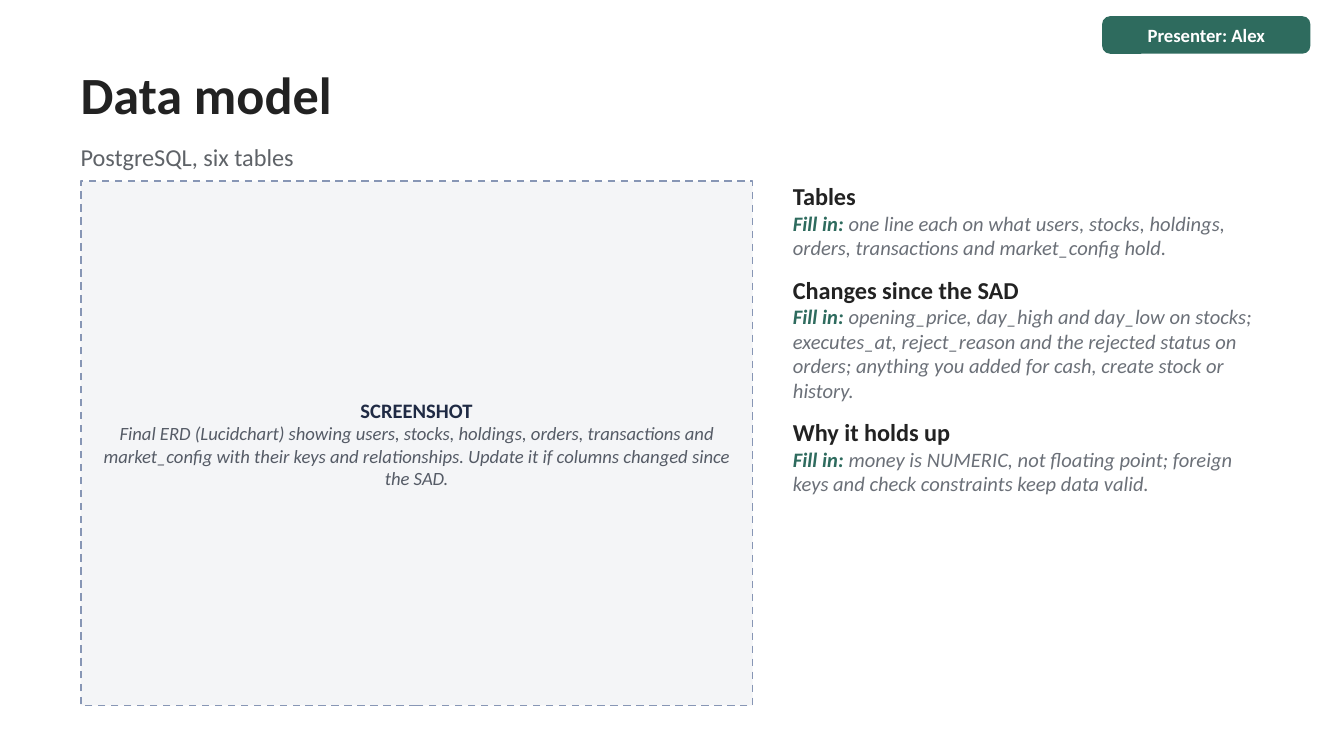
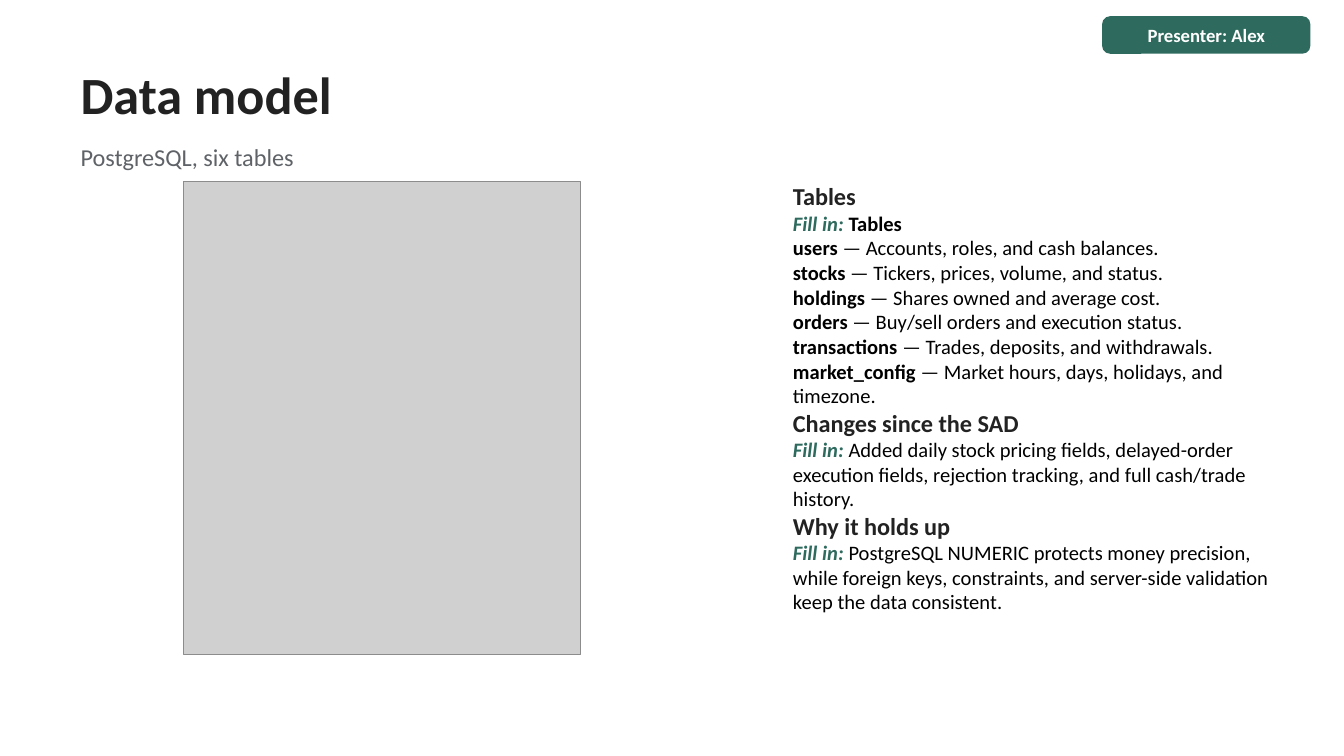
Before and after one commit to kish1212-ASU/IFT401_Capstone_Fall-2026, a slide deck: slide 24 of docs/final build/IFT401_Houser_Ruebush_Kishineff_Final Deck.pptx. Drawn at 1344x756 pixels with LibreOffice and Linux fonts; fonts in the diff are those of the drawing; grey boxes stand for pictures. Boxes give left, top, right and bottom in pixels: in the first picture for what was removed or moved away, otherwise in the second. Text is boxed around its words. In the diff, an @@ line names an element or a change of style, - is before the commit and + after.

```diff
--- a/docs/final build/IFT401_Houser_Ruebush_Kishineff_Final Deck.pptx
+++ b/docs/final build/IFT401_Houser_Ruebush_Kishineff_Final Deck.pptx
@@ rectangle removed at (x1=81, y1=181, x2=753, y2=706) @@
@@ picture added at (x1=184, y1=181, x2=581, y2=655) @@
@@ text at (x1=793, y1=216, x2=1222, y2=403): text changed; text colour #6B7078 to #000000; italic off @@
-Fill in: one line each on what users, stocks, holdings, orders, transactions and market_config hold.
+Fill in: Tables
+users — Accounts, roles, and cash balances.
+stocks — Tickers, prices, volume, and status.
+holdings — Shares owned and average cost.
+orders — Buy/sell orders and execution status.
+transactions — Trades, deposits, and withdrawals.
+market_config — Market hours, days, holidays, and timezone.
@@ text removed at (x1=104, y1=404, x2=730, y2=485) @@
-SCREENSHOT
-Final ERD (Lucidchart) showing users, stocks, holdings, orders, transactions and market_config with their keys and relationships. Update it if columns changed since the SAD.
@@ text at (x1=793, y1=442, x2=1246, y2=510): text changed; text colour #6B7078 to #000000; italic off @@
-Fill in: opening_price, day_high and day_low on stocks; executes_at, reject_reason and the rejected status on orders; anything you added for cash, create stock or history.
+Fill in: Added daily stock pricing fields, delayed-order execution fields, rejection tracking, and full cash/trade history.
@@ text at (x1=793, y1=545, x2=1268, y2=613): text changed; text colour #6B7078 to #000000; italic off @@
-Fill in: money is NUMERIC, not floating point; foreign keys and check constraints keep data valid.
+Fill in: PostgreSQL NUMERIC protects money precision, while foreign keys, constraints, and server-side validation keep the data consistent.
```
Also in this commit, not shown: 9 other slides changed.
